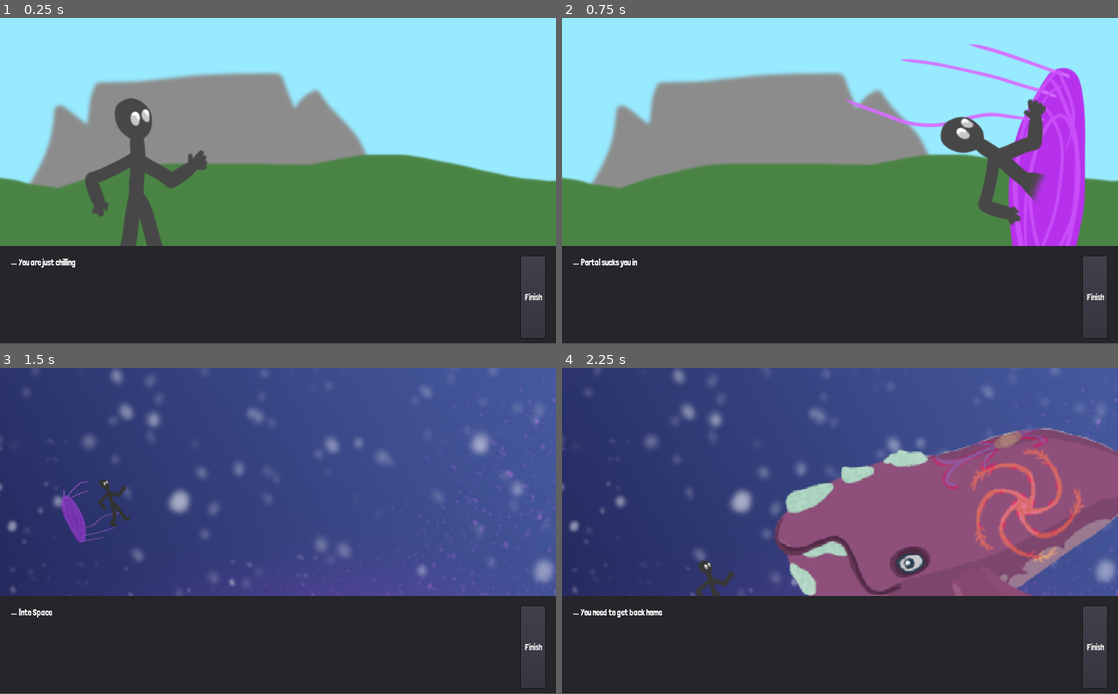
Above: before the commit, frames 1-4 (two rows, left to right).
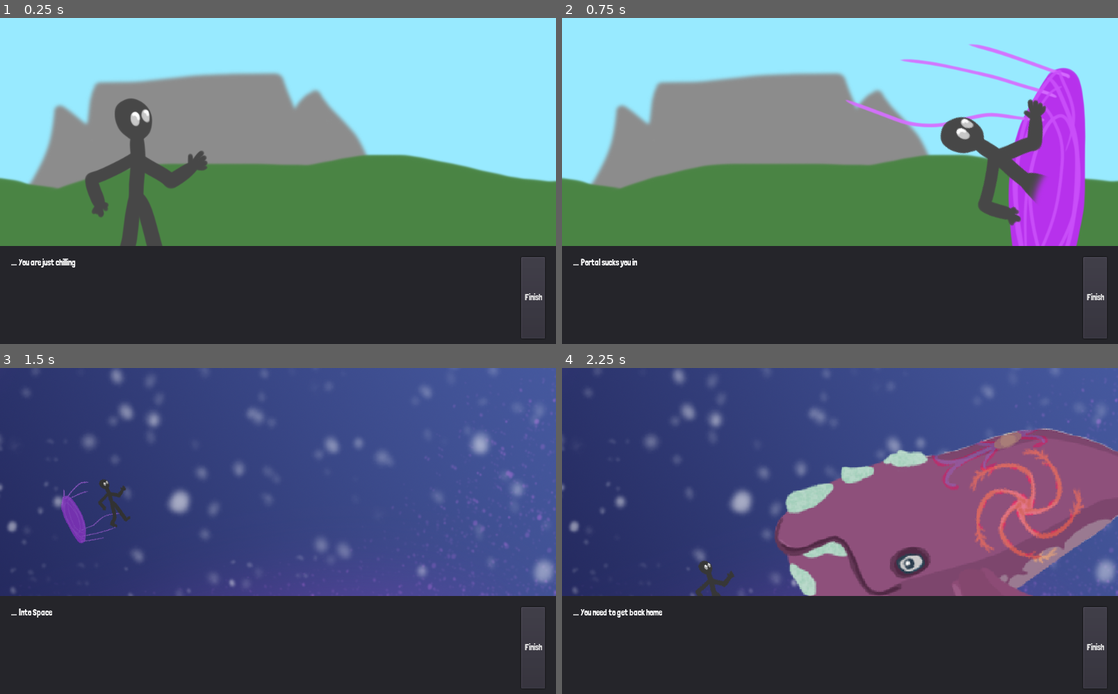
Above: after the commit, the same moments.

Repository: CollinViz/space-whale
Game: Godot game, scene res://src/screens/IntoSeq.tscn
Same seed, same stepped clock (60 frames per second), same inputs: the game is played once before the commit and once after it.
Inputs:
- Up to frame 1 (0.25 s): no input
- Up to frame 2 (0.75 s): click "Finish" at 0.5 s
- Up to frame 3 (1.5 s): click "Finish" at 1.25 s
- Up to frame 4 (2.25 s): click "Finish" at 2 s
In our replay, the window is 800x468 before the commit and 800x469 after it. These sizes can differ from the game's own. Grey fills any space a smaller window leaves; there, only what the larger window draws over its background counts as a difference.

The runs differ from the first frame. In frame 1, less than 0.1% of the frame differs, in the area x 0-100%, y 28-99%; in frame 2, 0.2%; in frame 3, less than 0.1%; in frame 4, 0.4%, in the area x 2-100%, y 20-99%.

Commit message:
Build That works

Diff:
--- a/project.godot
+++ b/project.godot
@@ -200,8 +200,8 @@
 
 [display]
 
+window/size/resizable=false
 window/stretch/mode="2d"
-window/stretch/aspect="keep"
 
 [input]
 
--- a/src/AutoLoad/Global.gd
+++ b/src/AutoLoad/Global.gd
@@ -111,6 +111,7 @@
 func load_dialogue(file_path) -> Dictionary:
 	# Parses a JSON file and returns it as a dictionary
 	var file = File.new()
+	print("File getting ",file_path)
 	assert(file.file_exists(file_path))
 
 	file.open(file_path, file.READ)
--- a/src/event/Level1Intro.json
+++ b/src/event/Level1Intro.json
@@ -1,6 +1,7 @@
 {
     "001" : {"name":"whale", "expression": "neutral", "text":"You can ask me to move by left clicking" },
     "002" : {"name":"whale", "expression": "neutral", "text":"To Move the camera use W = up,A = down ,S = left ,D = down" },
-    "003" : {"name":"whale", "expression": "neutral", "text":"Explore some planets and trade with them for supplies to get me home. You will have a whale of a time. Promise!" }
+    "003" : {"name":"whale", "expression": "neutral", "text":"Explore some planets and trade with them for supplies to get me home. You will have a whale of a time. Promise!" },
+    "004" : {"name":"whale", "expression": "neutral", "text":"Explore some planets and trade with them for supplies to get me home. You will have a whale of a time. Promise!" }
 
 }
--- /dev/null
+++ b/src/event/out1.json
@@ -0,0 +1,4 @@
+{
+    "001" : {"name":"whale", "expression": "neutral", "text":"You have made it home. well done " },
+    "002" : {"name":"whale", "expression": "neutral", "text":"Thank you for Playing" }
+}
--- /dev/null
+++ b/src/event/out2.json
@@ -0,0 +1,4 @@
+{
+    "002" : {"name":"whale", "expression": "neutral", "text":"Thank you for Playing" },
+    "001" : {"name":"whale", "expression": "neutral", "text":"You have made it home. well done " }
+}
--- a/src/interface/gui/Dialogfrm.gd
+++ b/src/interface/gui/Dialogfrm.gd
@@ -77,25 +77,30 @@
 			FinishBut.hide()
 			TradBut.show()
 			_showTradDialog()
-	if str(key).begins_with("Has"):
+	elif str(key).begins_with("Has"):
 		FinishBut.show()
 		TradBut.hide()
 		NextBut.hide()
-	if str(key).begins_with("Quest"):
+	elif str(key).begins_with("Quest"):
 		TradBut.text="Close"
 		if PlayerData.checkPlayDataToNeeds(dialog.questNeeds):
 			NextBut.hide()
 			FinishBut.hide()
 			TradBut.show()
 			showTradQuestDialog()
-	if str(key).begins_with("No"):
+	elif str(key).begins_with("No"):
 		FinishBut.show()
 		TradBut.hide()
 		NextBut.hide()
-	if str(key).begins_with("Complete"):
+	elif str(key).begins_with("Complete"):
 		FinishBut.show()
 		TradBut.hide()
 		NextBut.hide()
+	else:
+		if Index+1>aMessage.size()-1:
+			FinishBut.show()
+			TradBut.hide()
+			NextBut.hide()
 	Index+=1
 
 func _showTradDialog():
@@ -120,8 +125,8 @@
 	pass
 
 func _on_ButtonNext_pressed():
-	if Index+1>aMessage.size()-1:
-		_on_ButtonFinish_pressed()
+	#if Index+1>aMessage.size()-1:
+	#	_on_ButtonFinish_pressed()
 	if Index+1==aMessage.size()-1:
 		NextBut.hide()
 		FinishBut.show()
--- a/src/interface/gui/Dialogfrm.tscn
+++ b/src/interface/gui/Dialogfrm.tscn
@@ -56,7 +56,7 @@
 
 [node name="Text" type="RichTextLabel" parent="Panel/HBoxContainer"]
 margin_left = 42.0
-margin_right = 930.0
+margin_right = 933.0
 margin_bottom = 150.0
 size_flags_horizontal = 3
 size_flags_vertical = 5
@@ -71,19 +71,22 @@
 text = "Next"
 
 [node name="ButtonFinish" type="Button" parent="Panel/HBoxContainer"]
-margin_left = 934.0
-margin_right = 984.0
+visible = false
+margin_left = 883.0
+margin_right = 933.0
 margin_bottom = 150.0
 size_flags_vertical = 3
 text = "Finish"
 
 [node name="ButtonTrade" type="Button" parent="Panel/HBoxContainer"]
-visible = false
 margin_left = 937.0
 margin_right = 984.0
 margin_bottom = 150.0
-hint_tooltip = "End conversation"
+size_flags_vertical = 3
 text = "Close"
+__meta__ = {
+"_editor_description_": ""
+}
 
 [node name="Trad" type="Control" parent="Panel"]
 anchor_right = 0.997
--- a/src/levels/Level01.tscn
+++ b/src/levels/Level01.tscn
@@ -29,7 +29,7 @@
 position = Vector2( 98.7042, 460.223 )
 Skin = ExtResource( 8 )
 Name = "Planet1"
-FirstDialog = "A1_Hello"
+FirstDialog = "1a_plantSayHello"
 QuestDialog = "plantSayQuestBroom"
 
 [node name="Planet2" parent="." instance=ExtResource( 1 )]
@@ -49,12 +49,28 @@
 "Water": 0
 }
 QuestItemsHas = ""
+FirstDialog = "1b_plantSayHello"
 QuestDialog = ""
 
 [node name="Planet3" parent="." instance=ExtResource( 1 )]
 position = Vector2( 902.608, 105.839 )
 Skin = ExtResource( 9 )
 Name = "Plant3"
+needs = {
+"Food": 0,
+"Gold": 1,
+"Parts": 0,
+"Water": 0
+}
+has = {
+"Food": 1,
+"Gold": 0,
+"Parts": 1,
+"Water": 0.0
+}
+QuestItemsHas = ""
+FirstDialog = "1c_plantSayHello"
+QuestDialog = ""
 
 [node name="Player" parent="." instance=ExtResource( 3 )]
 scale = Vector2( 0.5, 0.5 )
--- a/src/levels/Level02.tscn
+++ b/src/levels/Level02.tscn
@@ -9,35 +9,116 @@
 [ext_resource path="res://assests/Planet_0003_6.png" type="Texture" id=7]
 [ext_resource path="res://assests/Planet_0005_4.png" type="Texture" id=8]
 [ext_resource path="res://assests/Planet_0004_5.png" type="Texture" id=9]
+[ext_resource path="res://src/object/IceFeild.tscn" type="PackedScene" id=10]
+[ext_resource path="res://src/object/PartsField.tscn" type="PackedScene" id=11]
 
 [node name="Level02" type="Node2D"]
 script = ExtResource( 6 )
 
 [node name="background1" parent="." instance=ExtResource( 2 )]
+margin_left = -1214.8
+margin_top = -843.267
+margin_right = 2881.2
+margin_bottom = 1556.73
 
 [node name="Planet" parent="." instance=ExtResource( 1 )]
-position = Vector2( 344.589, 964.398 )
+position = Vector2( 157.913, 149.811 )
 Skin = ExtResource( 7 )
+needs = {
+"Food": 0,
+"Gold": 0,
+"Parts": 0,
+"Water": 1
+}
+has = {
+"Food": 1,
+"Gold": 1,
+"Parts": 0,
+"Water": 0.0
+}
+QuestItemsNeeds = {
+"Food": 0,
+"Gold": 0,
+"Parts": 5,
+"Water": 0
+}
+QuestItemsHas = "map"
 FirstDialog = "1b_plantSayHello"
 QuestDialog = "1b_plantSayQuest"
 
 [node name="Planet2" parent="." instance=ExtResource( 1 )]
-position = Vector2( 1993.11, 256.869 )
+position = Vector2( 1025.79, 188.987 )
 Skin = ExtResource( 9 )
+needs = {
+"Food": 0,
+"Gold": 0,
+"Parts": 0,
+"Water": 1
+}
+has = {
+"Food": 1,
+"Gold": 0,
+"Parts": 0,
+"Water": 0.0
+}
+QuestItemsNeeds = {
+"Food": 0,
+"Gold": 0,
+"Parts": 0,
+"Water": 0
+}
+QuestItemsHas = ""
 FirstDialog = "2b_plantSayHello"
-QuestDialog = "2b_plantSayQuest"
+QuestDialog = ""
 
 [node name="Planet3" parent="." instance=ExtResource( 1 )]
-position = Vector2( 2178.63, 1308.13 )
+position = Vector2( 719.162, 567.082 )
 Skin = ExtResource( 8 )
+needs = {
+"Food": 0,
+"Gold": 0,
+"Parts": 0,
+"Water": 1
+}
+has = {
+"Food": 1,
+"Gold": 0,
+"Parts": 2,
+"Water": 0.0
+}
+QuestItemsHas = ""
 FirstDialog = "3b_plantSayHello"
-QuestDialog = "3b_plantSayQuest"
+QuestDialog = ""
 
 [node name="Camera" parent="." instance=ExtResource( 4 )]
-position = Vector2( 1474.62, 899.04 )
+position = Vector2( 494.18, 306.952 )
+cameraBottom = 1300
+cameraRight = 1500
 
 [node name="Player" parent="." instance=ExtResource( 5 )]
-position = Vector2( 1583.17, 914.105 )
+position = Vector2( 508.368, 331.449 )
+scale = Vector2( 0.5, 0.5 )
 deceleration_radius = 180.0
 
 [node name="Gui" parent="." instance=ExtResource( 3 )]
+
+[node name="IceFeild" parent="." instance=ExtResource( 10 )]
+position = Vector2( 810.137, 146.272 )
+
+[node name="IceFeild2" parent="." instance=ExtResource( 10 )]
+position = Vector2( 240.731, 465.568 )
+
+[node name="IceFeild3" parent="." instance=ExtResource( 10 )]
+position = Vector2( 428.137, 152.715 )
+
+[node name="IceFeild4" parent="." instance=ExtResource( 10 )]
+position = Vector2( 743.061, 289.88 )
+
+[node name="IceFeild5" parent="." instance=ExtResource( 10 )]
+position = Vector2( 932.019, 457.38 )
+
+[node name="PartsField2" parent="." instance=ExtResource( 11 )]
+position = Vector2( 401.637, 701.45 )
+
+[node name="PartsField" parent="." instance=ExtResource( 11 )]
+position = Vector2( 446.891, 480.833 )
--- a/src/levels/Level03.tscn
+++ b/src/levels/Level03.tscn
@@ -9,6 +9,8 @@
 [ext_resource path="res://assests/Planet_0003_6.png" type="Texture" id=7]
 [ext_resource path="res://assests/Planet_0004_5.png" type="Texture" id=8]
 [ext_resource path="res://assests/Planet_0001_8.png" type="Texture" id=9]
+[ext_resource path="res://src/object/IceFeild.tscn" type="PackedScene" id=10]
+[ext_resource path="res://src/object/PartsField.tscn" type="PackedScene" id=11]
 
 [node name="Level03" type="Node2D"]
 script = ExtResource( 6 )
@@ -21,27 +23,80 @@
 
 [node name="Planet" parent="." instance=ExtResource( 2 )]
 Skin = ExtResource( 8 )
+has = {
+"Food": 0,
+"Gold": 1,
+"Parts": 0,
+"Water": 1.0
+}
+QuestItemsNeeds = {
+"Food": 0,
+"Gold": 5,
+"Parts": 0,
+"Water": 0
+}
+QuestItemsHas = "storage"
 FirstDialog = "1c_plantSayHello"
 QuestDialog = "1c_plantSayQuest"
 
 [node name="Planet2" parent="." instance=ExtResource( 2 )]
 position = Vector2( 719.846, 477.522 )
 Skin = ExtResource( 9 )
+needs = {
+"Food": 0,
+"Gold": 1,
+"Parts": 0,
+"Water": 0
+}
+has = {
+"Food": 2,
+"Gold": 0,
+"Parts": 0,
+"Water": 1.0
+}
+QuestItemsHas = ""
 FirstDialog = "2c_plantSayHello"
-QuestDialog = "2c_plantSayQuest"
+QuestDialog = ""
 
 [node name="Planet3" parent="." instance=ExtResource( 2 )]
 position = Vector2( 933.662, -377.741 )
 Skin = ExtResource( 7 )
+needs = {
+"Food": 0,
+"Gold": 0,
+"Parts": 1,
+"Water": 0
+}
+has = {
+"Food": 1,
+"Gold": 2,
+"Parts": 0,
+"Water": 0.0
+}
+QuestItemsHas = ""
 FirstDialog = "3c_plantSayHello"
-QuestDialog = "3c_plantSayQuest"
+QuestDialog = ""
 
 [node name="Camera" parent="." instance=ExtResource( 4 )]
+position = Vector2( 505.917, 328.468 )
 cameraBottom = 1300
 cameraRight = 1500
 
 [node name="Player" parent="." instance=ExtResource( 3 )]
 position = Vector2( 712.719, 220.943 )
+scale = Vector2( 0.5, 0.5 )
 deceleration_radius = 180.0
 
 [node name="Gui" parent="." instance=ExtResource( 5 )]
+
+[node name="IceFeild" parent="." instance=ExtResource( 10 )]
+position = Vector2( 327.85, 463.267 )
+
+[node name="IceFeild2" parent="." instance=ExtResource( 10 )]
+position = Vector2( 1546.6, 919.406 )
+
+[node name="PartsField" parent="." instance=ExtResource( 11 )]
+position = Vector2( 541.666, -156.798 )
+
+[node name="PartsField2" parent="." instance=ExtResource( 11 )]
+position = Vector2( 377.74, 256.579 )
--- /dev/null
+++ b/src/screens/HomeSeq.gd
@@ -0,0 +1,24 @@
+extends Node2D
+
+onready var img1 = preload("res://assests/end/0001.png")
+onready var img2 = preload("res://assests/end/0002.png")
+onready var Dialogfrm :=$CanvasLayer/Control/Panel/Dialogfrm
+onready var imgChange :=$TextureRect
+var indx= 0
+# Called when the node enters the scene tree for the first time.
+func _ready():
+	Dialogfrm.start(Global.Event2Dialog("....","out1"))
+	yield(Dialogfrm, "dialogue_ended")
+	imgChange.texture = img2
+	indx+=1
+	$Timer.start()
+
+# Called every frame. 'delta' is the elapsed time since the previous frame.
+#func _process(delta):
+#	pass
+
+
+func _on_Timer_timeout():
+	if indx==1:
+		Dialogfrm.start(Global.Event2Dialog("....","out2"))
+		yield(Dialogfrm, "dialogue_ended")
--- a/src/screens/HomeSeq.tscn
+++ b/src/screens/HomeSeq.tscn
@@ -1,3 +1,44 @@
-[gd_scene format=2]
+[gd_scene load_steps=5 format=2]
 
-[node name="HomeSeq" type="Node2D"]
+[ext_resource path="res://src/screens/HomeSeq.gd" type="Script" id=1]
+[ext_resource path="res://src/interface/gui/Dialogfrm.tscn" type="PackedScene" id=2]
+[ext_resource path="res://src/styl/Main.tres" type="Theme" id=3]
+[ext_resource path="res://assests/end/0001.png" type="Texture" id=4]
+
+[node name="IntoSeq" type="Node2D"]
+script = ExtResource( 1 )
+
+[node name="CanvasLayer" type="CanvasLayer" parent="."]
+
+[node name="Control" type="Control" parent="CanvasLayer"]
+anchor_right = 1.0
+anchor_bottom = 1.0
+theme = ExtResource( 3 )
+__meta__ = {
+"_edit_use_anchors_": false
+}
+
+[node name="Panel" type="Panel" parent="CanvasLayer/Control"]
+anchor_top = 1.0
+anchor_right = 1.0
+anchor_bottom = 1.0
+__meta__ = {
+"_edit_use_anchors_": false
+}
+
+[node name="Dialogfrm" parent="CanvasLayer/Control/Panel" instance=ExtResource( 2 )]
+
+[node name="TextureRect" type="TextureRect" parent="."]
+margin_right = 1024.0
+margin_bottom = 600.0
+texture = ExtResource( 4 )
+__meta__ = {
+"_edit_use_anchors_": false
+}
+
+[node name="ImageList" type="Node2D" parent="."]
+
+[node name="Timer" type="Timer" parent="."]
+wait_time = 0.02
+one_shot = true
+[connection signal="timeout" from="Timer" to="." method="_on_Timer_timeout"]
Binary file added: assests/end/0001.png
Not shown, added: assests/end/0001.png.import
Binary file added: assests/end/0002.png
Not shown, added: assests/end/0002.png.import
Not shown: 1 places in src/levels/Level02.tscn that only renumber resources
Not shown: 1 places in src/levels/Level03.tscn that only renumber resources
